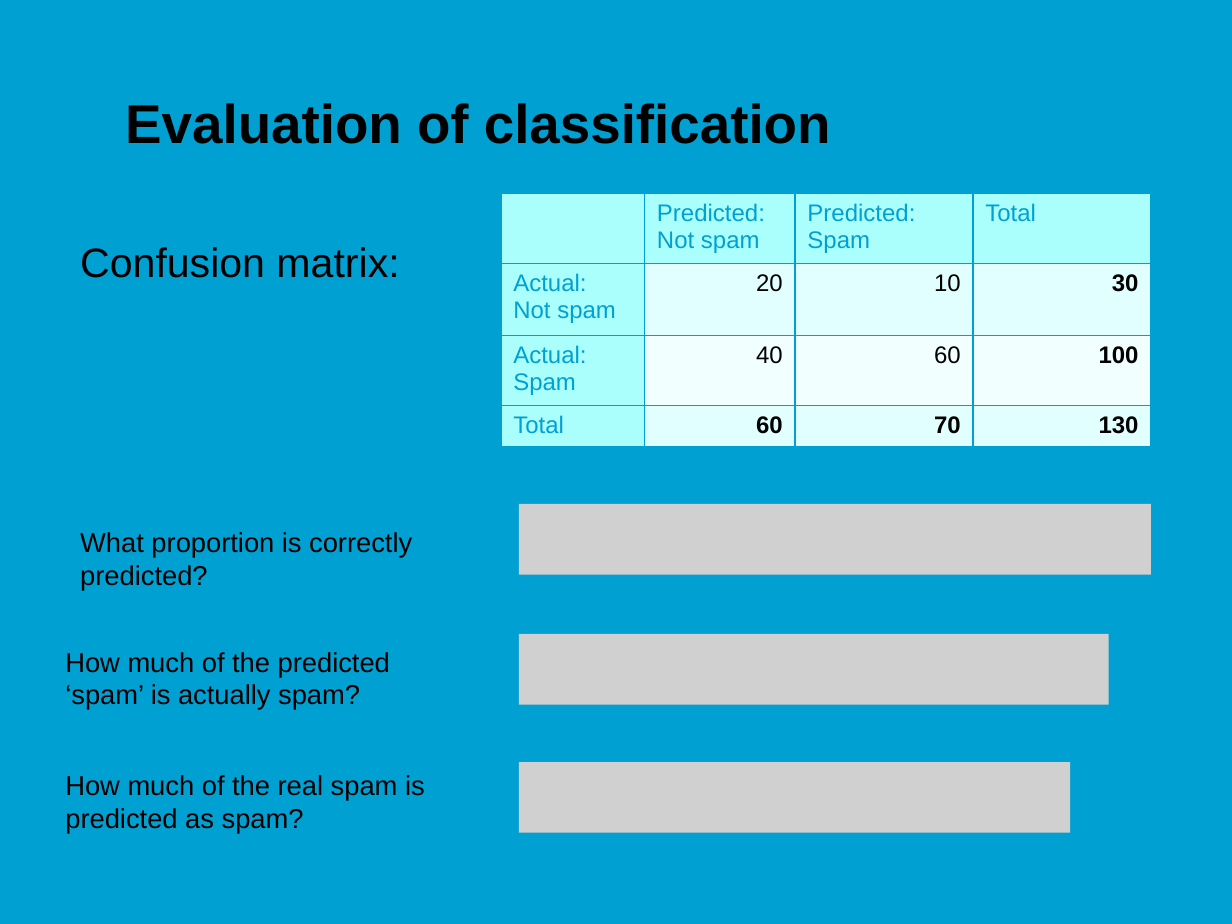
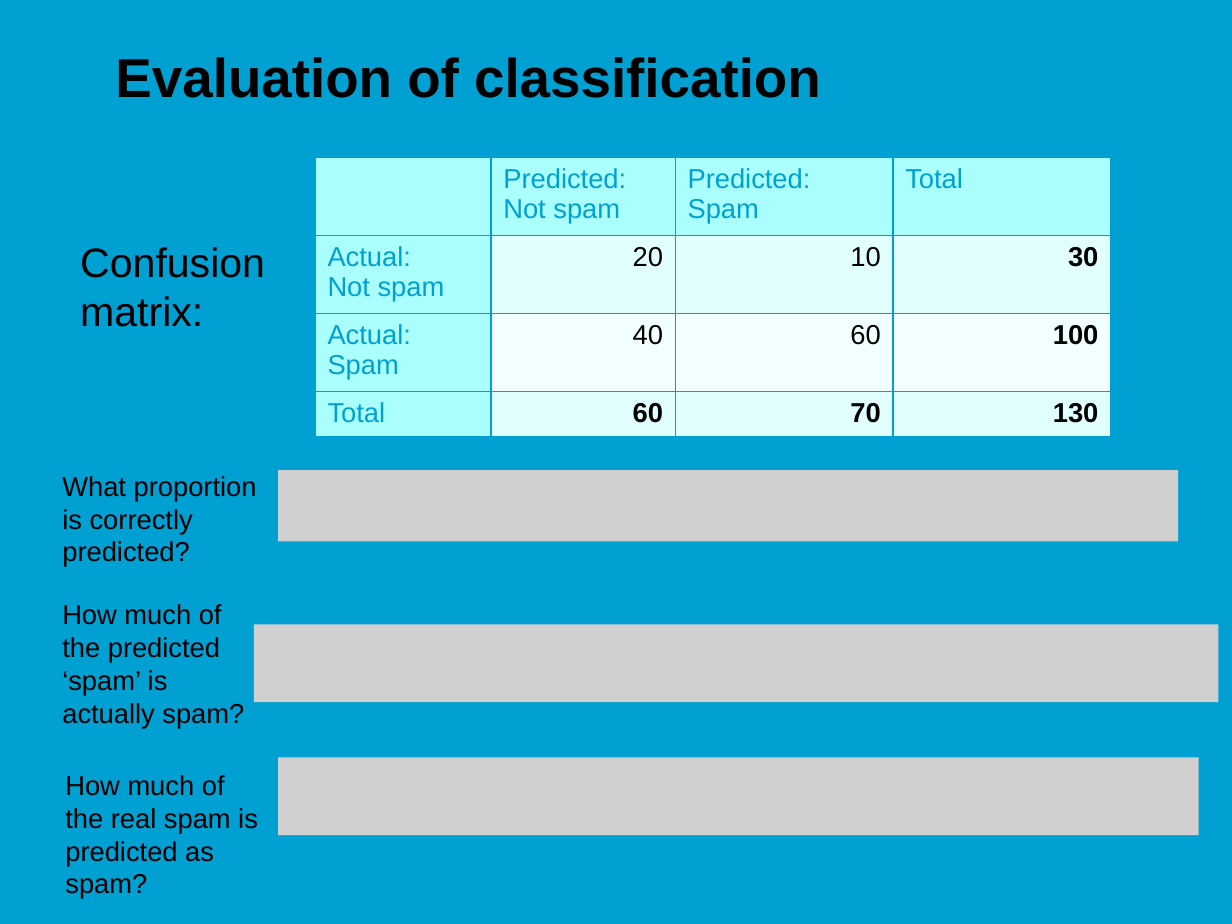
Before and after one commit to jonasmoons/data-driven-learning, a slide deck: slide 9 of slides/Week 5 - machine learning.pptx. Drawn at 1232x924 pixels with LibreOffice and Linux fonts; fonts in the diff are those of the drawing; grey boxes stand for pictures; background and template pictures are left out. Boxes give left, top, right and bottom in pixels: in the first picture for what was removed or moved away, otherwise in the second. Text is boxed around its words. In the diff, an @@ line names an element or a change of style, - is before the commit and + after.

```diff
--- a/slides/Week 5 - machine learning.pptx
+++ b/slides/Week 5 - machine learning.pptx
@@ title "Evaluation of classification": place and size @@
-title "Evaluation of classification" at [125, 103, 831, 144]
+title "Evaluation of classification" at [115, 57, 821, 98]
@@ table at [315, 158, 1112, 437] @@
@@ size 14 to 16 pt @@
@@ table: place and size @@
-table at [501, 193, 1151, 447]
+table at [315, 158, 1112, 437]
@@ text "Confusion matrix:" rewrapped from [80, 247, 399, 278] to [80, 247, 265, 327] @@
@@ text "What proportion is correctly" rewrapped from [80, 532, 412, 590] to [62, 476, 257, 567] @@
@@ picture: place and size @@
-picture at [519, 504, 1151, 574]
+picture at [278, 471, 1178, 542]
@@ text "How much of the predicted ..." rewrapped from [65, 652, 390, 710] to [62, 604, 244, 728] @@
@@ picture: place and size @@
-picture at [519, 634, 1109, 705]
+picture at [254, 625, 1218, 702]
@@ text "How much of the real ..." rewrapped from [65, 775, 425, 834] to [65, 775, 258, 899] @@
@@ picture: place and size @@
-picture at [519, 763, 1069, 833]
+picture at [278, 758, 1199, 835]
```
Also in this commit, not shown: 2 other files.
